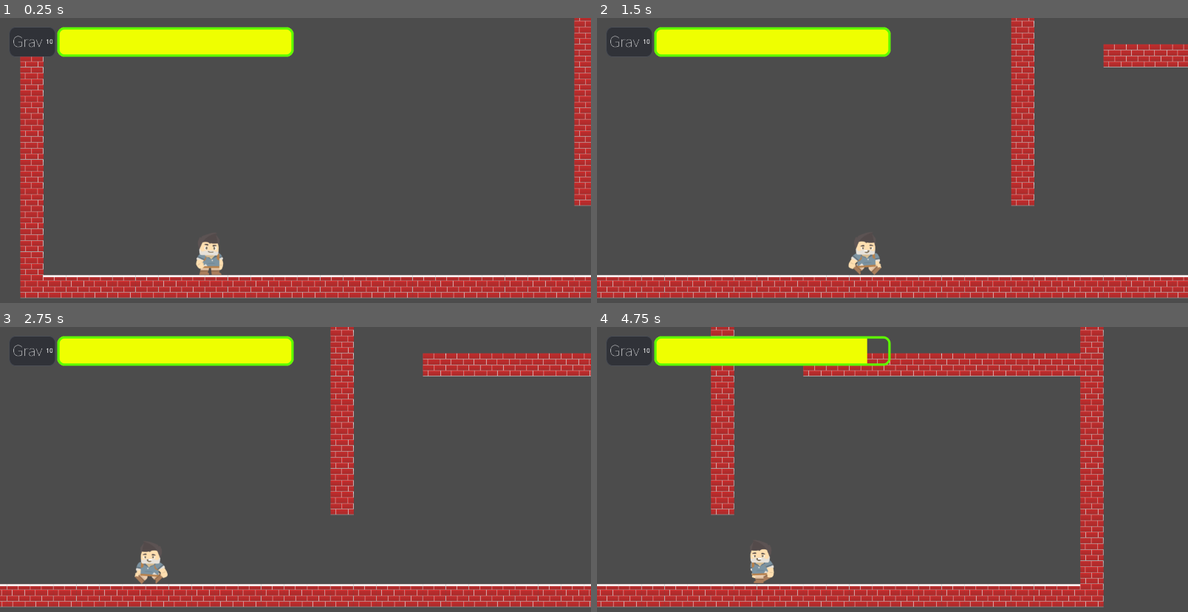
Above: before the commit, frames 1-4 (two rows, left to right).
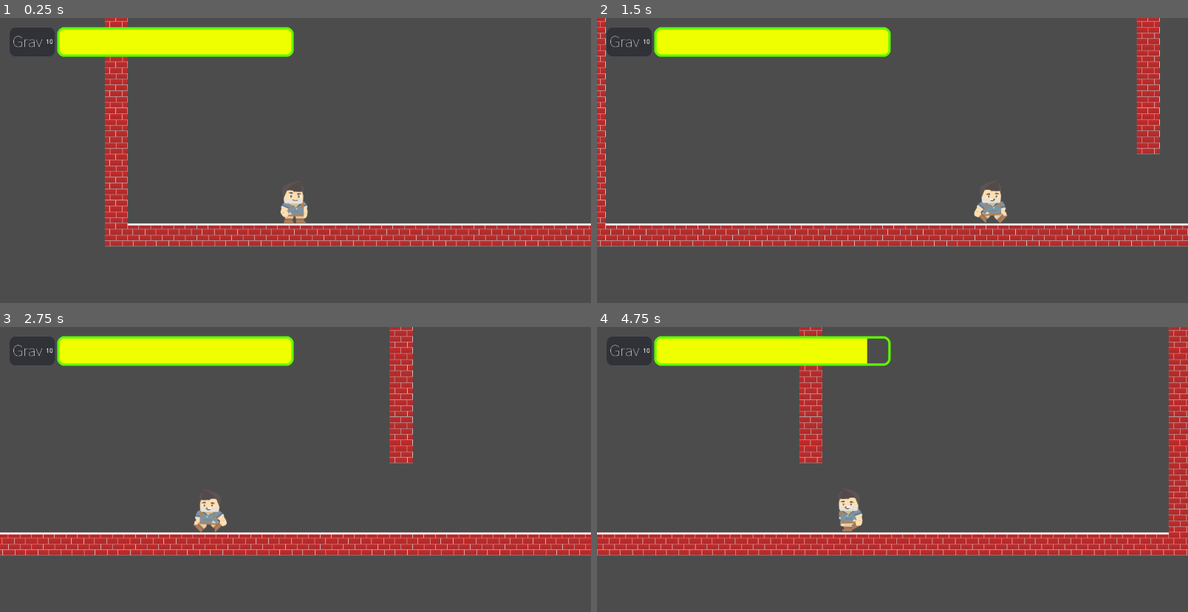
Above: after the commit, the same moments.

Repository: tonymarklove/higgs
Game: Godot game, scene res://main.tscn
Two runs of this game, one before a commit and one after it. Both use one fixed random seed, a clock stepped at 60 frames per second and the inputs below.
Inputs:
- Up to frame 1 (0.25 s): no input
- Up to frame 2 (1.5 s): tap Enter at 0.5 s; hold Right (ui_right) from 0.53 s (still down); tap Space (ui_select) at 0.77 s
- Up to frame 3 (2.75 s): tap Space (ui_select) at 1.52 s; release Right (ui_right) at 2.03 s; hold Left (ui_left) from 2.03 s (still down)
- Up to frame 4 (4.75 s): release Left (ui_left) at 2.78 s; hold Right (ui_right) 2.78-4.28 s; tap Space (ui_select) at 3.02, 3.77, 4.52 s; hold Left (ui_left) from 4.28 s (still down)

The runs differ from the first frame. In frame 1, 23% of the frame differs, in the area x 3-100%, y 0-99%; in frame 2, 24%; in frame 3, 24%; in frame 4, 28%, in the area x 0-100%, y 0-99%.

Commit message:
Center camera on player

Diff:
--- a/main.tscn
+++ b/main.tscn
@@ -32,12 +32,11 @@
 
 [node name="Player" parent="." index="1" instance=ExtResource( 2 )]
 
-editor/display_folded = true
 rotate_to_follow_gravity = false
 
 [node name="Camera2D" type="Camera2D" parent="Player" index="2"]
 
-position = Vector2( 186.198, -96.76 )
+position = Vector2( 3.198, 15.24 )
 anchor_mode = 1
 rotating = true
 current = true
@@ -49,7 +48,7 @@
 limit_smoothed = false
 drag_margin_h_enabled = true
 drag_margin_v_enabled = true
-smoothing_enabled = false
+smoothing_enabled = true
 smoothing_speed = 5.0
 offset_v = 0.0
 offset_h = 0.0
@@ -60,7 +59,7 @@
 editor_draw_screen = true
 editor_draw_limits = false
 editor_draw_drag_margin = false
-_sections_unfolded = [ "Transform" ]
+_sections_unfolded = [ "Smoothing", "Transform" ]
 
 [node name="CanvasLayer" type="CanvasLayer" parent="." index="2"]
 
